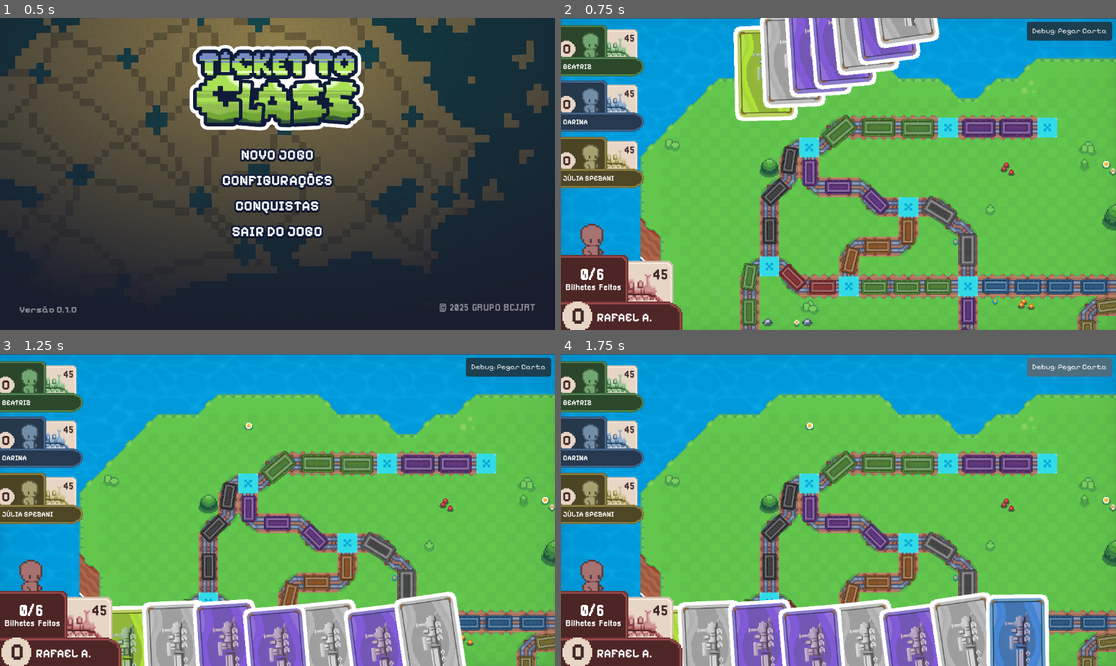
Above: before the commit, frames 1-4 (two rows, left to right).
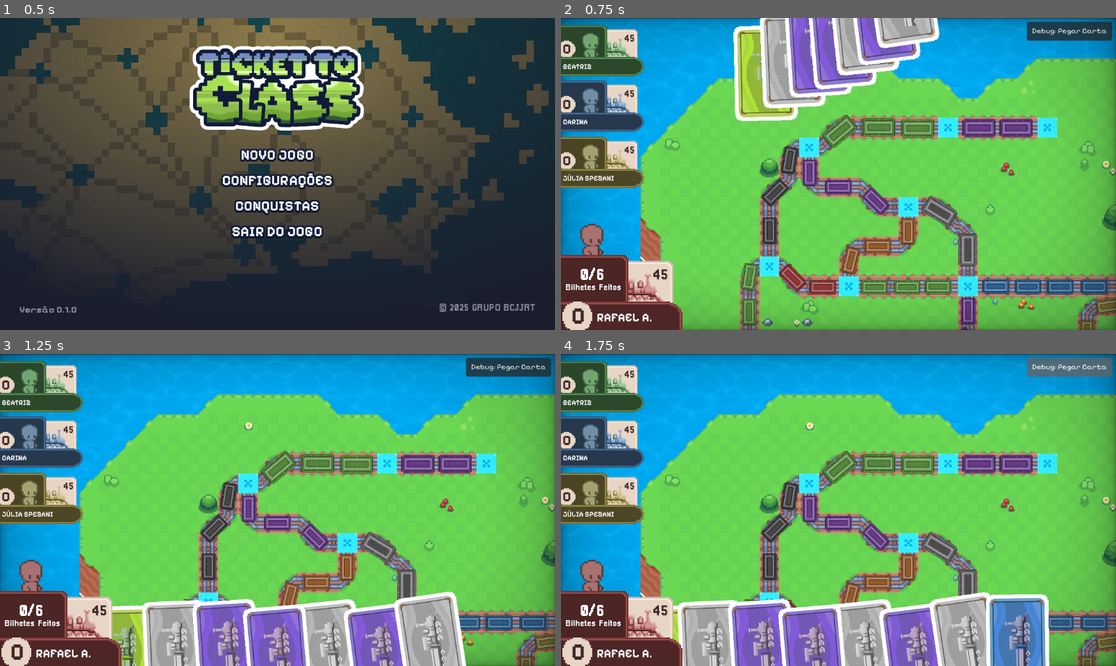
Above: after the commit, the same moments.

Repository: rafaamparo/ticket-to-ride-es2
Game: Godot game, scene res://scenes/main_menu.tscn
Same seed, same stepped clock (60 frames per second), same inputs: the game is played once before the commit and once after it.
Inputs (mouse positions are in pixels of both pictures, inside the frame that each line leads up to):
- Up to frame 1 (0.5 s): no input
- Up to frame 2 (0.75 s): tap Enter at 0.5 s; drag from (838, 155) to (894, 105) at 0.52 s
- Up to frame 3 (1.25 s): no input
- Up to frame 4 (1.75 s): click "Debug: Pegar Carta" at 1.25 s

Frame 1 is identical in both runs. In frame 2, 2.7% of the frame differs, in the area x 0-100%, y 0-100%; in frame 3, 2.4%; in frame 4, 2.4%.

Commit message:
Enhance visual effects by adjusting brightness and saturation, and increasing vignette opacity

Diff:
--- a/scenes/game_scene.tscn
+++ b/scenes/game_scene.tscn
@@ -23,11 +23,13 @@
 [sub_resource type="Environment" id="Environment_cns0p"]
 background_mode = 3
 adjustment_enabled = true
+adjustment_brightness = 1.08
+adjustment_saturation = 1.01
 
 [sub_resource type="ShaderMaterial" id="ShaderMaterial_vqnq2"]
 shader = ExtResource("7_6l13s")
 shader_parameter/vignette_intensity = 0.3
-shader_parameter/vignette_opacity = 0.05
+shader_parameter/vignette_opacity = 0.3
 shader_parameter/vignette_rgb = Color(0, 0, 0, 1)
 
 [sub_resource type="StyleBoxEmpty" id="StyleBoxEmpty_ewgjx"]
